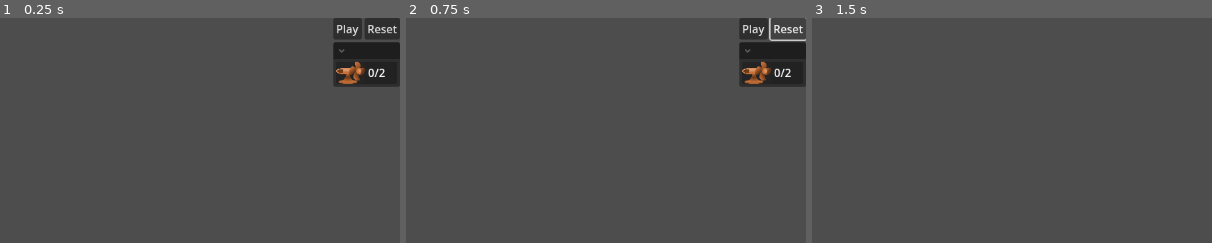
Above: before the commit, frames 1-3 (left to right).
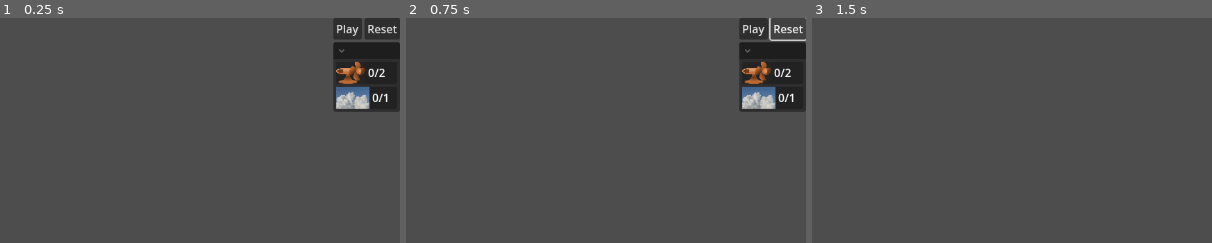
Above: after the commit, the same moments.

Repository: lechaosx/jam-at-fit-vol-2
Game: Godot game, scene res://game.tscn
Same seed, same stepped clock (60 frames per second), same inputs: the game is played once before the commit and once after it. The engine's default icon, where the game draws it, is replaced by a stand-in: a white triangle on a blue panel in a dark square.
Inputs:
- Up to frame 1 (0.25 s): no input
- Up to frame 2 (0.75 s): click "Reset" at 0.5 s
- Up to frame 3 (1.5 s): click "Play" at 1.25 s
The pictures show only the part of the screen within x 50-100%, y 0-50%; the shares and areas given below are measured in that part.

The runs differ from the first frame. In frame 1, 1.8% of the frame differs, in the area x 83-100%, y 30-42%; in frame 2, 1.8%; in frame 3, nothing differs.

Commit message:
Electric tool

Diff:
--- a/godot/UI/editor/editor.gd
+++ b/godot/UI/editor/editor.gd
@@ -16,7 +16,14 @@
 func _on_button_pressed() -> void:
 	playClicked.emit(get_world_duplicate())
 
+func remove_all_tools():
+	for t in %ToolsContainer.get_children():
+		%ToolsContainer.remove_child(t)
+		t.queue_free()
+
+
 func _on_item_placeholder_element_selected(resource: PlaceableResource, button:ItemPlaceholder) -> void:
+	remove_all_tools()
 	selected_button = button
 
 	var tool_scene = resource.tool
@@ -33,6 +40,7 @@
 
 func _on_reset_button_pressed() -> void:
 	spawn_world(world_scene)
+	remove_all_tools()
 
 func remove_world_instance(world:Node2D):
 	if not world:
--- a/godot/UI/editor/editor.tscn
+++ b/godot/UI/editor/editor.tscn
@@ -22,17 +22,22 @@
 
 [node name="SubViewport" type="SubViewport" parent="SubViewportContainer"]
 handle_input_locally = false
+canvas_cull_mask = 4294967291
 size = Vector2i(1152, 648)
 render_target_update_mode = 4
 
 [node name="ToolsContainer" type="Control" parent="."]
 unique_name_in_owner = true
 process_mode = 1
-anchors_preset = 0
-offset_right = 40.0
-offset_bottom = 40.0
+layout_mode = 1
+anchors_preset = 15
+anchor_right = 1.0
+anchor_bottom = 1.0
+grow_horizontal = 2
+grow_vertical = 2
 
 [node name="HBoxContainer" type="HBoxContainer" parent="."]
+z_index = 1
 layout_mode = 0
 anchor_right = 1.0
 anchor_bottom = 1.0
@@ -62,6 +67,7 @@
 [node name="PlaceablesContainer" type="VBoxContainer" parent="HBoxContainer/VBoxContainer/CollapsableContainer"]
 unique_name_in_owner = true
 layout_mode = 2
+mouse_filter = 0
 
 [connection signal="pressed" from="HBoxContainer/VBoxContainer/HBoxContainer/PlayButton" to="." method="_on_button_pressed"]
 [connection signal="pressed" from="HBoxContainer/VBoxContainer/HBoxContainer/ResetButton" to="." method="_on_reset_button_pressed"]
--- a/godot/UI/tools/basic_tool.gd
+++ b/godot/UI/tools/basic_tool.gd
@@ -6,10 +6,11 @@
 
 signal placement_success
 
-func _input(event: InputEvent) -> void:
+func _gui_input(event: InputEvent) -> void:
 	if event is InputEventMouseMotion:
 		target_instance.show()
 		target_instance.position = event.position
+		print_debug(get_global_mouse_position())
 
 	if event is InputEventMouseButton:
 		if event.button_index == MouseButton.MOUSE_BUTTON_RIGHT:
@@ -38,5 +39,5 @@
 
 	target_instance = res.element_scene.instantiate()
 	add_child(target_instance)
-	target_instance.hide()
+	target_instance.position = world.get_viewport().get_mouse_position()
 	target_instance.process_mode = Node.PROCESS_MODE_DISABLED
--- /dev/null
+++ b/godot/UI/tools/electric_tool.gd
@@ -0,0 +1,86 @@
+extends Control
+
+@export var visibility_mask = 2
+var res:PlaceableResource
+var world_instance : Node2D
+var world_viewport:Viewport
+
+var connector_A:ElecticConnector
+var connector_B:ElecticConnector
+
+var store_cull_mask:int
+
+@export var line_scene:PackedScene
+var line:Line2D
+
+signal placement_success
+
+func init(resource:PlaceableResource, world:Node2D):
+	res = resource
+	world_instance = world
+	world_viewport = world_instance.get_viewport()
+
+	if line_scene:
+		line = line_scene.instantiate()
+	else:
+		line = Line2D.new()
+	line.hide()
+	add_child(line)
+
+	store_cull_mask = world_viewport.canvas_cull_mask
+	world_viewport.set_canvas_cull_mask_bit(visibility_mask, true)
+
+func find_first_connector(position:Vector2) -> ElecticConnector:
+	var params:PhysicsPointQueryParameters2D = PhysicsPointQueryParameters2D.new()
+	params.collide_with_areas = true
+	params.collide_with_bodies = true
+	#params.collision_mask = 4
+	params.position = position
+
+	var results:Array[Dictionary] = world_instance.get_world_2d().direct_space_state.intersect_point(params)
+
+	for r in results:
+		if r.get("collider") is ElecticConnector:
+			print_debug("found connector:", r)
+			return r.get("collider")
+
+	return null
+
+func _exit_tree() -> void:
+	world_viewport.canvas_cull_mask=store_cull_mask
+
+func _gui_input(event: InputEvent) -> void:
+	print_debug("ashkdvab")
+	if event is InputEventMouseMotion:
+		if connector_A:
+			line.points[1] = event.position
+	if event is InputEventMouseButton:
+		if event.button_index == MouseButton.MOUSE_BUTTON_RIGHT:
+			get_parent().remove_child(self)
+			self.queue_free()
+
+		if event.button_index == MouseButton.MOUSE_BUTTON_LEFT and event.pressed:
+			## IMPORTANT ORDER OF THIS CONDITIONS !!
+			if connector_A and not connector_B:
+				connector_B = find_first_connector(event.position)
+
+			if not connector_A:
+				connector_A = find_first_connector(event.position)
+				if connector_A:
+					line.add_point(connector_A.get_global_transform().get_origin())
+					line.add_point(event.position)
+					line.show()
+
+			if connector_A and connector_B:
+				connector_A.set_source(connector_B)
+				connector_B.set_source(connector_A)
+				var cable = res.element_scene.instantiate()
+				cable.add_point(connector_A.get_global_transform().origin)
+				cable.add_point(connector_B.get_global_transform().origin)
+				cable.attach_body_a = connector_A.static_body
+				cable.attach_body_b = connector_B.static_body
+				world_instance.add_child(cable)
+
+				placement_success.emit()
+				get_parent().remove_child(self)
+				queue_free()
--- /dev/null
+++ b/godot/UI/tools/electric_tool.tscn
@@ -0,0 +1,8 @@
+[gd_scene load_steps=2 format=3 uid="uid://dpemwr5x43tul"]
+
+[ext_resource type="Script" uid="uid://dyoir53g0r0ou" path="res://UI/tools/electric_tool.gd" id="1_iolto"]
+
+[node name="ElectricTool" type="Control"]
+layout_mode = 3
+anchors_preset = 0
+script = ExtResource("1_iolto")
--- /dev/null
+++ b/godot/border.tscn
@@ -0,0 +1,24 @@
+[gd_scene load_steps=2 format=3 uid="uid://dklkxi1qq2fk6"]
+
+[sub_resource type="WorldBoundaryShape2D" id="WorldBoundaryShape2D_e2o6t"]
+normal = Vector2(1, 0)
+
+[node name="Border" type="StaticBody2D"]
+
+[node name="BottomBorder" type="CollisionShape2D" parent="."]
+position = Vector2(13, 648)
+rotation = -1.5707964
+shape = SubResource("WorldBoundaryShape2D_e2o6t")
+
+[node name="RightBorder" type="CollisionShape2D" parent="."]
+position = Vector2(1152, 648)
+rotation = 3.1415927
+shape = SubResource("WorldBoundaryShape2D_e2o6t")
+
+[node name="TopBorder" type="CollisionShape2D" parent="."]
+position = Vector2(976, 0)
+rotation = 1.5707964
+shape = SubResource("WorldBoundaryShape2D_e2o6t")
+
+[node name="LeftBoder" type="CollisionShape2D" parent="."]
+shape = SubResource("WorldBoundaryShape2D_e2o6t")
--- a/godot/electric_connector/electric_connector.gd
+++ b/godot/electric_connector/electric_connector.gd
@@ -2,8 +2,13 @@
 extends Node2D
 
 signal on_off_changed(value: bool)
+signal propagate_state_cahnged(value:bool)
 
 var source
+@onready var static_body:StaticBody2D = $StaticBody2D
+
+func state_changed(value:bool):
+	propagate_state_cahnged.emit()
 
 func set_source(source: ElecticConnector) -> void:
 	if source == null:
@@ -17,7 +22,7 @@
 			source.get_parent().name,
 			self.get_parent().name
 		])
-		source.on_off_changed.connect(get_parent()._on_on_off_changed)
+		source.on_off_changed.connect(state_changed)
 
 func has_source() -> bool:
 	return true if source != null else false
--- a/godot/electric_connector/electric_connector.tscn
+++ b/godot/electric_connector/electric_connector.tscn
@@ -1,6 +1,29 @@
-[gd_scene load_steps=2 format=3 uid="uid://ejby3h5t8mbq"]
+[gd_scene load_steps=5 format=3 uid="uid://ejby3h5t8mbq"]
 
 [ext_resource type="Script" uid="uid://blfv8uflpy641" path="res://electric_connector/electric_connector.gd" id="1_5ed67"]
+[ext_resource type="Texture2D" uid="uid://bnu6u3g044pp5" path="res://icon.svg" id="2_dgfdv"]
 
-[node name="ElectricConnector" type="Node2D"]
+[sub_resource type="RectangleShape2D" id="RectangleShape2D_dgfdv"]
+size = Vector2(24, 24)
+
+[sub_resource type="CircleShape2D" id="CircleShape2D_dgfdv"]
+radius = 1.0
+
+[node name="ElectricConnector" type="Area2D" groups=["Electric"]]
+process_mode = 3
 script = ExtResource("1_5ed67")
+
+[node name="Sprite2D" type="Sprite2D" parent="."]
+visibility_layer = 4
+scale = Vector2(0.2, 0.2)
+texture = ExtResource("2_dgfdv")
+
+[node name="CollisionShape2D" type="CollisionShape2D" parent="."]
+shape = SubResource("RectangleShape2D_dgfdv")
+
+[node name="StaticBody2D" type="StaticBody2D" parent="."]
+collision_layer = 0
+collision_mask = 0
+
+[node name="CollisionShape2D" type="CollisionShape2D" parent="StaticBody2D"]
+shape = SubResource("CircleShape2D_dgfdv")
--- a/godot/levels/level1.tscn
+++ b/godot/levels/level1.tscn
@@ -1,24 +1,92 @@
-[gd_scene load_steps=10 format=3 uid="uid://d1s2p8an8gdwp"]
+[gd_scene load_steps=30 format=3 uid="uid://d1s2p8an8gdwp"]
 
 [ext_resource type="PackedScene" uid="uid://cv7kxl3b27xjo" path="res://placeables/level_placeables_definition.tscn" id="1_pdtm5"]
-[ext_resource type="PackedScene" path="res://targets/TargetsManager.tscn" id="2_b3oru"]
+[ext_resource type="PackedScene" uid="uid://bo8rftfrcw7w5" path="res://targets/TargetsManager.tscn" id="2_b3oru"]
 [ext_resource type="Script" uid="uid://d14m1du7rwwy7" path="res://resource_definitions/level_placeable_resource.gd" id="2_ua5ty"]
 [ext_resource type="Resource" uid="uid://cwjvlsjeuyrx3" path="res://placeables/items/efan.tres" id="3_045es"]
+[ext_resource type="Resource" uid="uid://dfxxnog1m7687" path="res://placeables/items/ball.tres" id="3_l7nqg"]
+[ext_resource type="Script" uid="uid://cwgc35jcb0rqh" path="res://resource_definitions/placeable_item_resource.gd" id="4_61w3m"]
+[ext_resource type="Resource" uid="uid://b46likhv0v1ss" path="res://placeables/items/marble.tres" id="4_w7ck5"]
+[ext_resource type="Resource" uid="uid://br3bk4doest8o" path="res://placeables/items/baloon.tres" id="5_2nn5w"]
 [ext_resource type="PackedScene" uid="uid://dqravtww1kjrd" path="res://block.tscn" id="5_omn1t"]
 [ext_resource type="PackedScene" uid="uid://d32fwrsj74cuk" path="res://slope.tscn" id="6_lf3p4"]
+[ext_resource type="Resource" uid="uid://lot8llu3c3wi" path="res://placeables/items/eplug.tres" id="6_ou4v7"]
+[ext_resource type="PackedScene" uid="uid://dpemwr5x43tul" path="res://UI/tools/electric_tool.tscn" id="7_045es"]
 [ext_resource type="PackedScene" uid="uid://b0t6hh2jmsrdr" path="res://marble.tscn" id="7_yydhl"]
+[ext_resource type="Resource" uid="uid://dpcfqvkvnbtp" path="res://placeables/items/eswitch.tres" id="8_53hnx"]
 [ext_resource type="PackedScene" uid="uid://b3ncero04lpxp" path="res://targets/final_target.tscn" id="8_bekh1"]
+[ext_resource type="Resource" uid="uid://bg3yurinulby5" path="res://placeables/items/trampoline.tres" id="9_mxqdg"]
+[ext_resource type="Resource" uid="uid://tp3st0262pdq" path="res://placeables/items/seesaw.tres" id="10_tv7bq"]
+[ext_resource type="PackedScene" uid="uid://c7eyim1ysnsnl" path="res://Cable.tscn" id="11_wieee"]
+[ext_resource type="Texture2D" uid="uid://c7uatvmq8hcqu" path="res://cloud.webp" id="13_xtf7k"]
 
-[sub_resource type="Resource" id="Resource_8bcou"]
+[sub_resource type="Resource" id="Resource_q1xah"]
+resource_local_to_scene = true
+script = ExtResource("2_ua5ty")
+placeable_res = ExtResource("3_l7nqg")
+metadata/_custom_type_script = "uid://d14m1du7rwwy7"
+
+[sub_resource type="Resource" id="Resource_wqtvx"]
+resource_local_to_scene = true
+script = ExtResource("2_ua5ty")
+placeable_res = ExtResource("4_w7ck5")
+metadata/_custom_type_script = "uid://d14m1du7rwwy7"
+
+[sub_resource type="Resource" id="Resource_l50cl"]
+resource_local_to_scene = true
+script = ExtResource("2_ua5ty")
+placeable_res = ExtResource("5_2nn5w")
+metadata/_custom_type_script = "uid://d14m1du7rwwy7"
+
+[sub_resource type="Resource" id="Resource_0imvb"]
+resource_local_to_scene = true
+script = ExtResource("2_ua5ty")
+placeable_res = ExtResource("6_ou4v7")
+metadata/_custom_type_script = "uid://d14m1du7rwwy7"
+
+[sub_resource type="Resource" id="Resource_ddpb4"]
+resource_local_to_scene = true
 script = ExtResource("2_ua5ty")
 placeable_res = ExtResource("3_045es")
 max_count = 2
 metadata/_custom_type_script = "uid://d14m1du7rwwy7"
 
+[sub_resource type="Resource" id="Resource_lllkd"]
+resource_local_to_scene = true
+script = ExtResource("2_ua5ty")
+placeable_res = ExtResource("8_53hnx")
+metadata/_custom_type_script = "uid://d14m1du7rwwy7"
+
+[sub_resource type="Resource" id="Resource_3352f"]
+resource_local_to_scene = true
+script = ExtResource("2_ua5ty")
+placeable_res = ExtResource("9_mxqdg")
+metadata/_custom_type_script = "uid://d14m1du7rwwy7"
+
+[sub_resource type="Resource" id="Resource_n2x8l"]
+resource_local_to_scene = true
+script = ExtResource("2_ua5ty")
+placeable_res = ExtResource("10_tv7bq")
+metadata/_custom_type_script = "uid://d14m1du7rwwy7"
+
+[sub_resource type="Resource" id="Resource_nhsnn"]
+script = ExtResource("4_61w3m")
+element_scene = ExtResource("11_wieee")
+texture = ExtResource("13_xtf7k")
+tool = ExtResource("7_045es")
+metadata/_custom_type_script = "uid://cwgc35jcb0rqh"
+
+[sub_resource type="Resource" id="Resource_llckc"]
+resource_local_to_scene = true
+script = ExtResource("2_ua5ty")
+placeable_res = SubResource("Resource_nhsnn")
+max_count = 1
+metadata/_custom_type_script = "uid://d14m1du7rwwy7"
+
 [node name="Level1" type="Node2D"]
 
 [node name="LevelPlaceables" parent="." instance=ExtResource("1_pdtm5")]
-placeables = Array[ExtResource("2_ua5ty")]([SubResource("Resource_8bcou")])
+placeables = Array[ExtResource("2_ua5ty")]([SubResource("Resource_q1xah"), SubResource("Resource_wqtvx"), SubResource("Resource_l50cl"), SubResource("Resource_0imvb"), SubResource("Resource_ddpb4"), SubResource("Resource_lllkd"), SubResource("Resource_3352f"), SubResource("Resource_n2x8l"), SubResource("Resource_llckc")])
 
 [node name="TargetsManager" parent="." instance=ExtResource("2_b3oru")]
 
--- a/godot/placeables/level_placeables_definition.tscn
+++ b/godot/placeables/level_placeables_definition.tscn
@@ -10,6 +10,10 @@
 [ext_resource type="Resource" uid="uid://b46likhv0v1ss" path="res://placeables/items/marble.tres" id="8_lllkd"]
 [ext_resource type="Resource" uid="uid://bg3yurinulby5" path="res://placeables/items/trampoline.tres" id="9_l50cl"]
 [ext_resource type="Resource" uid="uid://tp3st0262pdq" path="res://placeables/items/seesaw.tres" id="10_wqtvx"]
+[ext_resource type="PackedScene" uid="uid://c7eyim1ysnsnl" path="res://Cable.tscn" id="11_qrcb3"]
+[ext_resource type="Script" uid="uid://cwgc35jcb0rqh" path="res://resource_definitions/placeable_item_resource.gd" id="12_1ac74"]
+[ext_resource type="Texture2D" uid="uid://c7uatvmq8hcqu" path="res://cloud.webp" id="13_cg0ig"]
+[ext_resource type="PackedScene" uid="uid://dpemwr5x43tul" path="res://UI/tools/electric_tool.tscn" id="14_bkf2g"]
 
 [sub_resource type="Resource" id="Resource_q1xah"]
 resource_local_to_scene = true
@@ -59,6 +63,19 @@
 placeable_res = ExtResource("10_wqtvx")
 metadata/_custom_type_script = "uid://d14m1du7rwwy7"
 
+[sub_resource type="Resource" id="Resource_nhsnn"]
+script = ExtResource("12_1ac74")
+element_scene = ExtResource("11_qrcb3")
+texture = ExtResource("13_cg0ig")
+tool = ExtResource("14_bkf2g")
+metadata/_custom_type_script = "uid://cwgc35jcb0rqh"
+
+[sub_resource type="Resource" id="Resource_llckc"]
+resource_local_to_scene = true
+script = ExtResource("2_omlgl")
+placeable_res = SubResource("Resource_nhsnn")
+metadata/_custom_type_script = "uid://d14m1du7rwwy7"
+
 [node name="LevelPlaceables" type="Node"]
 script = ExtResource("1_cqg0u")
-placeables = Array[ExtResource("2_omlgl")]([SubResource("Res …(190 unchanged characters)… e_3352f"), SubResource("Resource_n2x8l")])
+placeables = Array[ExtResource("2_omlgl")]([SubResource("Res …(190 unchanged characters)… e_3352f"), SubResource("Resource_n2x8l"), SubResource("Resource_llckc")])
--- a/godot/project.godot
+++ b/godot/project.godot
@@ -19,6 +19,10 @@
 
 window/stretch/mode="viewport"
 
+[global_group]
+
+Electric=""
+
 [input]
 
 pause={
@@ -29,4 +33,7 @@
 
 [layer_names]
 
+2d_render/layer_3="Electric"
+2d_physics/layer_2="Ball"
+2d_physics/layer_3="Electrical"
 2d_physics/layer_8="TargetLayer"
--- a/godot/resource_definitions/level_placeable_resource.gd
+++ b/godot/resource_definitions/level_placeable_resource.gd
@@ -4,6 +4,3 @@
 @export var placeable_res:PlaceableResource
 @export var max_count:int
 var current_count = 0
-
-func _init():
-	resource_local_to_scene = true
--- a/godot/resource_definitions/placeable_item_resource.gd
+++ b/godot/resource_definitions/placeable_item_resource.gd
@@ -2,6 +2,5 @@
 class_name PlaceableResource
 
 @export var element_scene: PackedScene
-@export var visibility_layer: int = 0
 @export var texture: Texture2D
 @export var tool: PackedScene
Not shown, added: godot/UI/tools/electric_tool.gd.uid
Not shown: 1 places in godot/bucket.tscn that only renumber resources
Not shown: 1 places in godot/placeables/items/seesaw.tres that only renumber resources
Not shown: 1 places in godot/placeables/items/trampoline.tres that only renumber resources
Not shown: 1 places in godot/placeables/level_placeables_definition.tscn that only renumber resources
Not shown: 1 places in godot/world.tscn that only renumber resources
